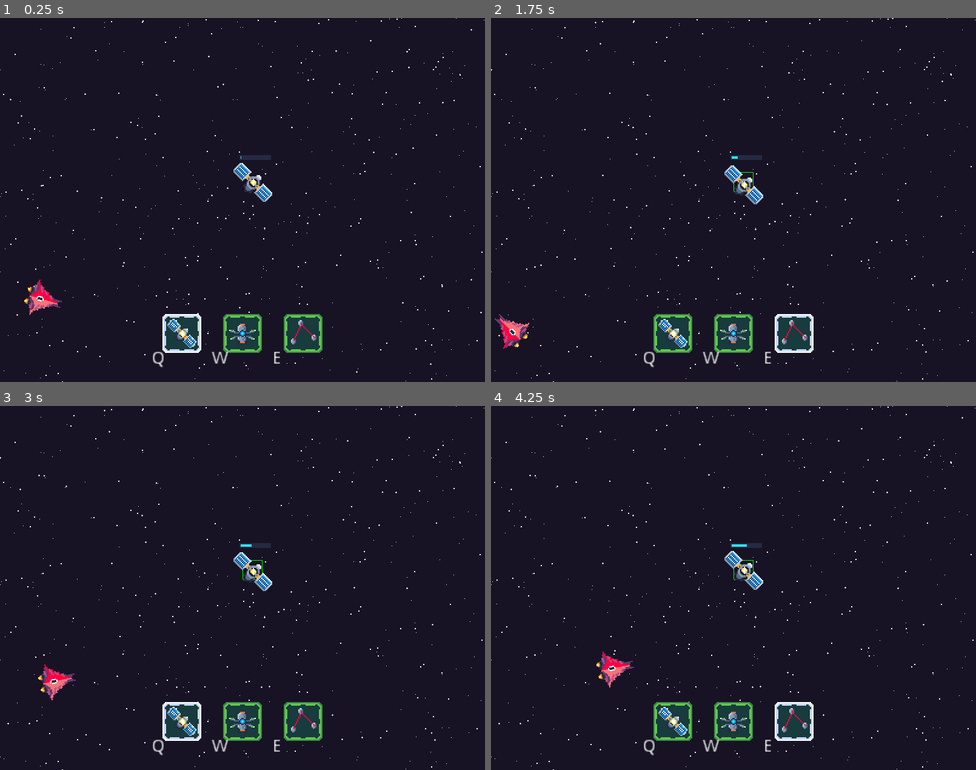
Above: before the commit, frames 1-4 (two rows, left to right).
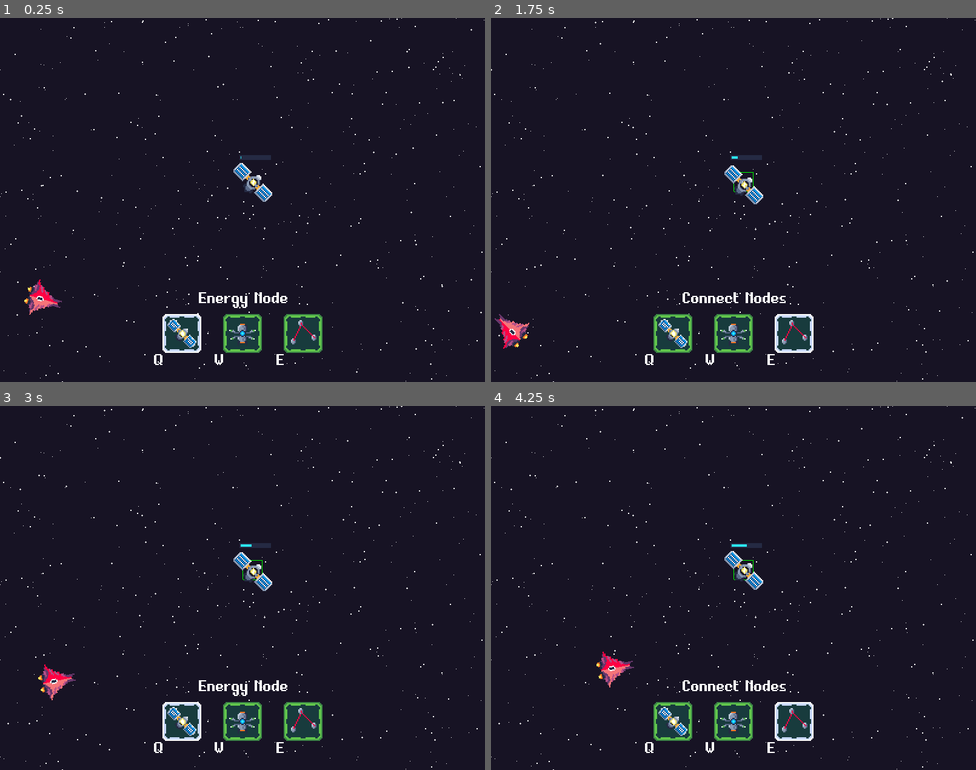
Above: after the commit, the same moments.

Repository: svntax/LD45-StartWithNothing
Game: Godot game, scene res://Scenes/Gameplay.tscn
The game is run twice, just before and just after one commit, with the same random seed, the same clock (stepped at 60 frames per second) and the same inputs.
Inputs (mouse positions are in pixels of both pictures, inside the frame that each line leads up to):
- Up to frame 1 (0.25 s): no input
- Up to frame 2 (1.75 s): move the mouse to (743, 181) at 0.52 s; tap Q (BuildEnergyNode) at 0.6 s; click (743, 181) at 0.67 s; tap W (BuildGunNode) at 0.8, 1.35 s; click (743, 181) at 1.42 s; tap E (BuildLink) at 1.55 s
- Up to frame 3 (3 s): move the mouse to (291, 507) at 2.02 s; tap E (BuildLink) at 2.1 s; click (291, 507) at 2.17 s; tap Q (BuildEnergyNode) at 2.3, 2.85 s; move the mouse to (218, 660) at 2.77 s; click (218, 660) at 2.92 s
- Up to frame 4 (4.25 s): tap W (BuildGunNode) at 3.05, 3.6 s; move the mouse to (879, 642) at 3.52 s; click (879, 642) at 3.67 s; tap E (BuildLink) at 3.8 s

The runs differ from the first frame. In frame 1, 0.4% of the frame differs, in the area x 31-60%, y 75-96%; in frame 2, 0.4%, in the area x 31-61%, y 75-96%; in frame 3, 0.4%; in frame 4, 0.4%.

Commit message:
Add action label to UI

Diff:
--- a/Scenes/NodeTypeSelectionUI.tscn
+++ b/Scenes/NodeTypeSelectionUI.tscn
@@ -1,10 +1,11 @@
-[gd_scene load_steps=6 format=2]
+[gd_scene load_steps=7 format=2]
 
 [ext_resource path="res://Scripts/NodeTypeSelectionUI.gd" type="Script" id=1]
 [ext_resource path="res://Sprites/icon_energy.png" type="Texture" id=2]
 [ext_resource path="res://Sprites/icon_gun.png" type="Texture" id=3]
 [ext_resource path="res://Sprites/icon_link.png" type="Texture" id=4]
 [ext_resource path="res://Sprites/icon_highlight.png" type="Texture" id=5]
+[ext_resource path="res://pixel_text_ui.tres" type="DynamicFont" id=6]
 
 [node name="NodeTypeSelectionUI" type="Node2D"]
 script = ExtResource( 1 )
@@ -24,22 +25,38 @@
 texture = ExtResource( 5 )
 
 [node name="EnergyKey" type="Label" parent="."]
-margin_left = -25.0
+margin_left = -23.0
 margin_top = 14.0
-margin_right = 15.0
-margin_bottom = 28.0
+margin_right = 17.0
+margin_bottom = 30.0
+custom_fonts/font = ExtResource( 6 )
 text = "Q"
 
 [node name="GunKey" type="Label" parent="."]
-margin_left = 25.0
+margin_left = 27.0
 margin_top = 14.0
-margin_right = 65.0
-margin_bottom = 28.0
+margin_right = 67.0
+margin_bottom = 30.0
+custom_fonts/font = ExtResource( 6 )
 text = "W"
 
-[node name="GunKey2" type="Label" parent="."]
-margin_left = 75.0
+[node name="ConnectKey" type="Label" parent="."]
+margin_left = 78.0
 margin_top = 14.0
-margin_right = 115.0
-margin_bottom = 28.0
+margin_right = 118.0
+margin_bottom = 30.0
+custom_fonts/font = ExtResource( 6 )
 text = "E"
+
+[node name="ActionRoot" type="CenterContainer" parent="."]
+margin_top = -37.0
+margin_right = 103.0
+margin_bottom = -20.0
+
+[node name="ActionLabel" type="Label" parent="ActionRoot"]
+margin_left = 14.0
+margin_right = 88.0
+margin_bottom = 16.0
+custom_fonts/font = ExtResource( 6 )
+text = "Energy Node"
+align = 1
--- a/Scripts/NodeTypeSelectionUI.gd
+++ b/Scripts/NodeTypeSelectionUI.gd
@@ -4,12 +4,16 @@
 onready var gunNodeIcon = $IconGun
 onready var linkIcon = $IconConnect
 onready var iconHighlight = $IconHighlight
+onready var actionLabel = $ActionRoot/ActionLabel
 
 func selectEnergyNode():
     iconHighlight.position = energyNodeIcon.position
+    actionLabel.set_text("Energy Node")
 
 func selectGunNode():
     iconHighlight.position = gunNodeIcon.position
+    actionLabel.set_text("Gun Node")
 
 func selectLinkIcon():
     iconHighlight.position = linkIcon.position
+    actionLabel.set_text("Connect Nodes")
--- /dev/null
+++ b/pixel_text_ui.tres
@@ -0,0 +1,6 @@
+[gd_resource type="DynamicFont" load_steps=2 format=2]
+
+[ext_resource path="res://EquipmentPro.ttf" type="DynamicFontData" id=1]
+
+[resource]
+font_data = ExtResource( 1 )
Binary file added: EquipmentPro.ttf
